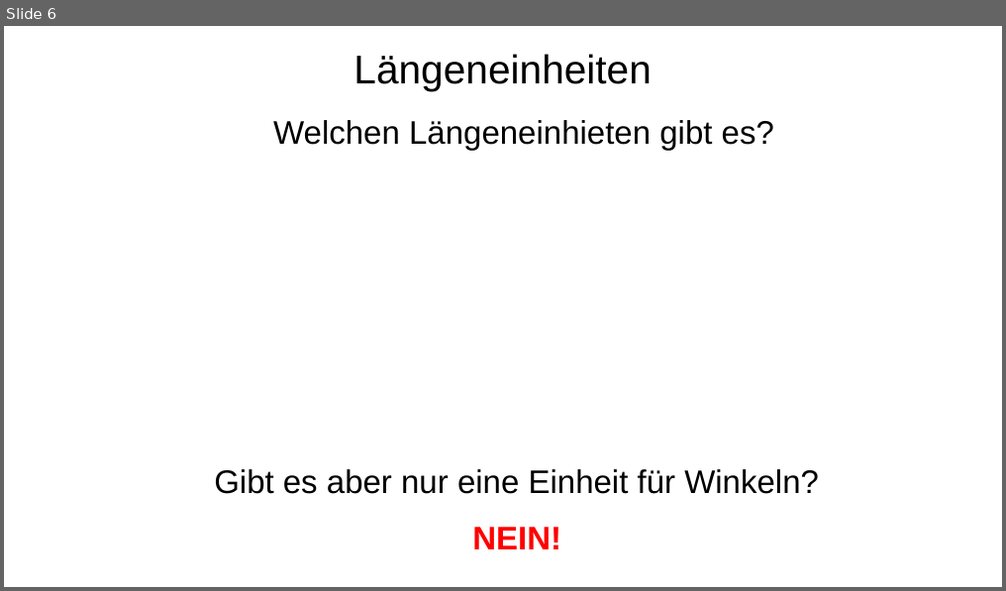
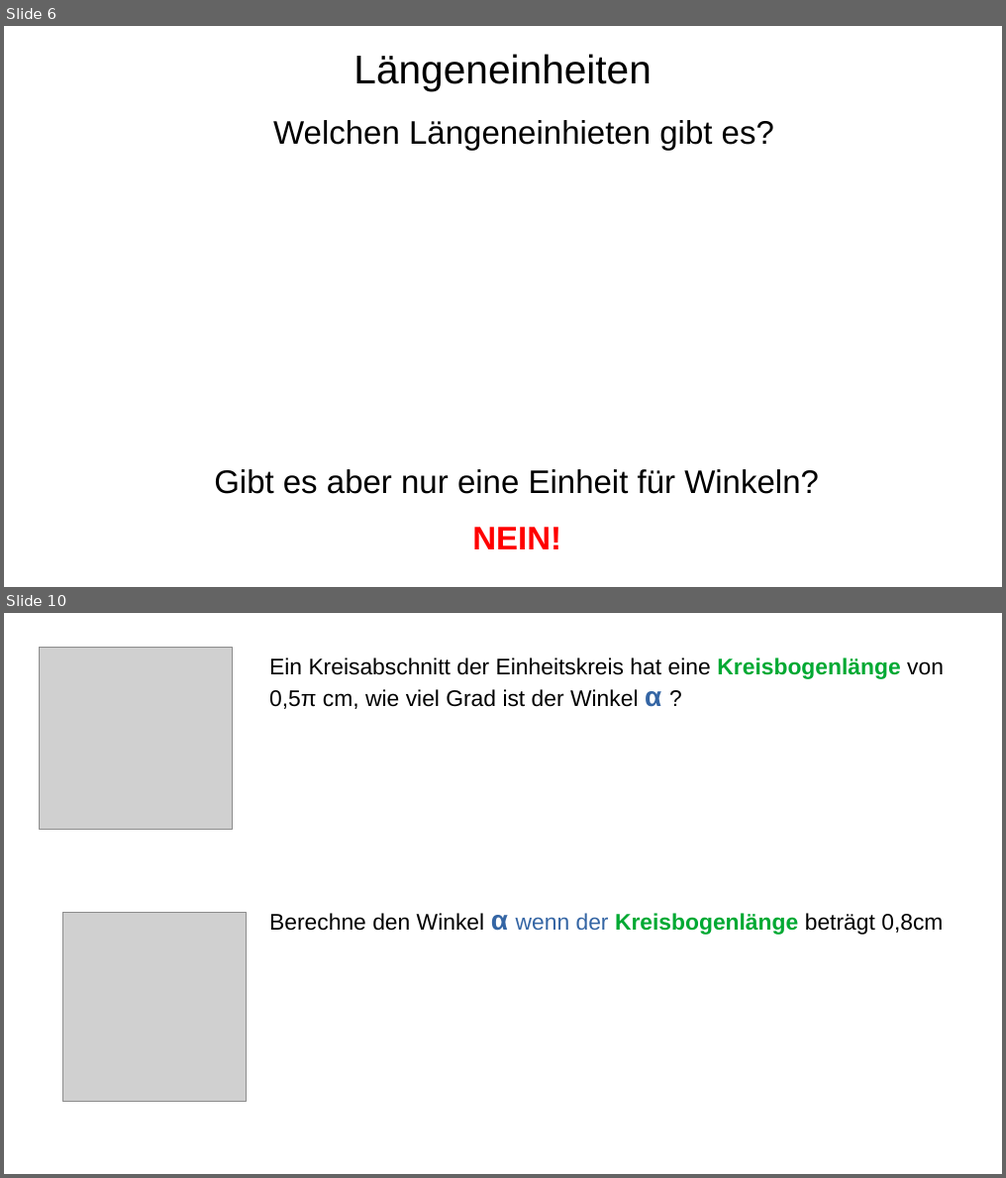
Before and after one commit to bearums/teaching, a slide deck: B5/Mathe/2024/D12/Sinus_funktion/02/pres.odp. Shown one above the other, each under a label of ours: slide 6 before the commit, slides 6 and 10 after it; the slides between them are not shown. The pictures are 1006x591 and 1006x1178 pixels, drawn with LibreOffice and Linux fonts; fonts in the diff are those of the drawing; grey boxes stand for pictures. Boxes give left, top, right and bottom in pixels: in the first picture for what was removed or moved away, otherwise in the second. Text is boxed around its words. In the diff, an @@ line names an element or a change of style, - is before the commit and + after.

```diff
--- a/B5/Mathe/2024/D12/Sinus_funktion/02/pres.odp
+++ b/B5/Mathe/2024/D12/Sinus_funktion/02/pres.odp
@@ slide 10 added at bbox=[4, 613, 1002, 1174], background #FFFFFF @@
@@ picture added at bbox=[40, 648, 233, 830] @@
@@ text added at bbox=[269, 658, 944, 709], 18 pt, text #000000 @@
+Ein Kreisabschnitt der Einheitskreis hat eine Kreisbogenlänge von 0,5π cm, wie viel Grad ist der Winkel α ?
@@ picture added at bbox=[62, 913, 247, 1102] @@
@@ text added at bbox=[269, 913, 943, 935], 18 pt, text #000000 @@
+Berechne den Winkel α wenn der Kreisbogenlänge beträgt 0,8cm
```
Also in this commit, not shown: 2 slides changed, 8 other slides added, 5 slides removed, 10 other files.
